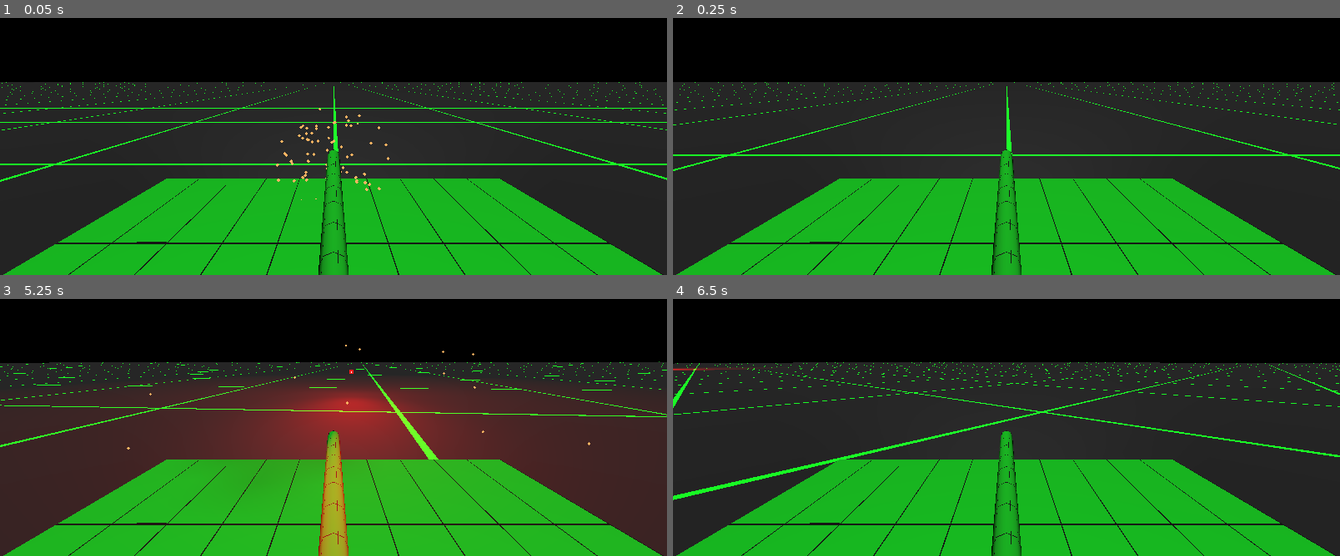
Above: before the commit, frames 1-4 (two rows, left to right).
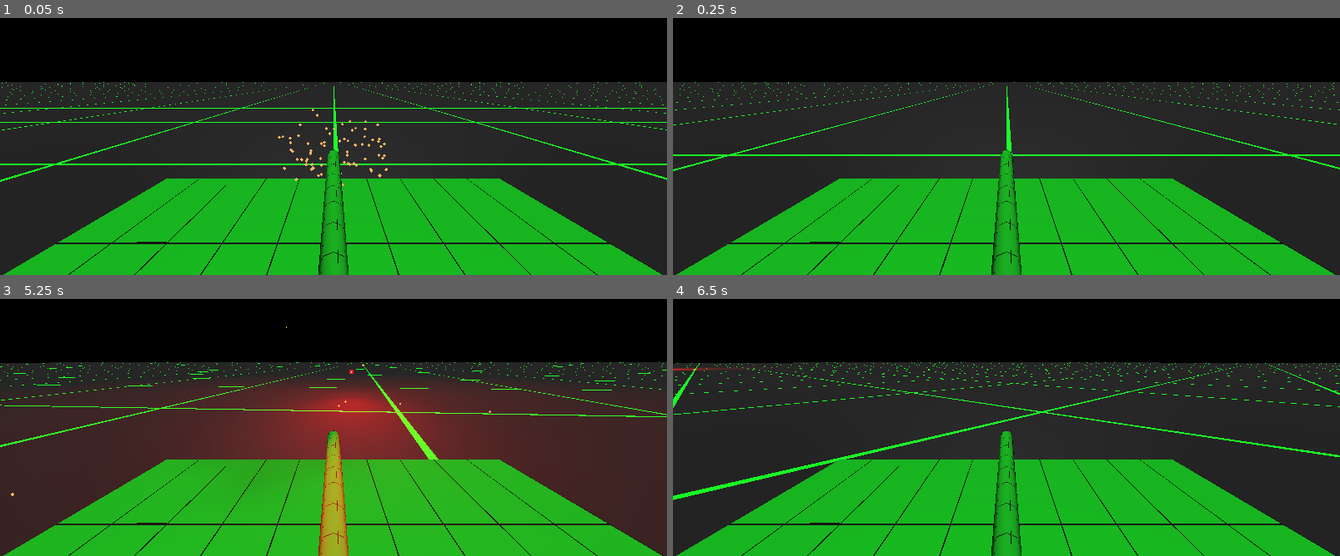
Above: after the commit, the same moments.

Repository: Kromey/spectre
Game: Godot game, scene res://Main.tscn
Two runs of this game, one before a commit and one after it. Both use one fixed random seed, a clock stepped at 60 frames per second and the inputs below.
Inputs:
- Up to frame 1 (0.05 s): no input
- Up to frame 2 (0.25 s): no input
- Up to frame 3 (5.25 s): hold D (movement_right) 0.53-1.28 s; hold Space (action_shoot) 0.53-1.28 s; hold S (movement_backward) 1.28-2.03 s; tap Space (action_shoot) at 1.35, 2.85, 4.35 s; hold D (movement_right) 2.03-2.78 s; hold Space (action_shoot) 2.03-2.78 s; hold W (movement_forward) 2.78-3.53 s; hold Space (action_shoot) 3.53-4.28 s; hold A (movement_left) 3.53-5.03 s; hold S (movement_backward) from 5.03 s (still down); hold Space (action_shoot) from 5.03 s (still down)
- Up to frame 4 (6.5 s): release S (movement_backward) at 5.78 s; release Space (action_shoot) at 5.78 s; hold D (movement_right) from 5.78 s (still down); tap Space (action_shoot) at 5.85 s

The runs differ from the first frame. In frame 1, 0.4% of the frame differs, in the area x 41-59%, y 34-71%; in frame 2, nothing differs; in frame 3, less than 0.1%; in frame 4, nothing differs.

Commit message:
Set range to 0 to ensure player does not see bullet

Diff:
--- a/Main.gd
+++ b/Main.gd
@@ -36,7 +36,7 @@
 # compiled and eliminates "first-shot lag"
 func first_shot(player):
 	var gun_range = player.GUN_RANGE
-	player.GUN_RANGE = 0.2
+	player.GUN_RANGE = 0
 	player.shoot()
 	player.GUN_RANGE = gun_range
 	player.reload_immediate()
